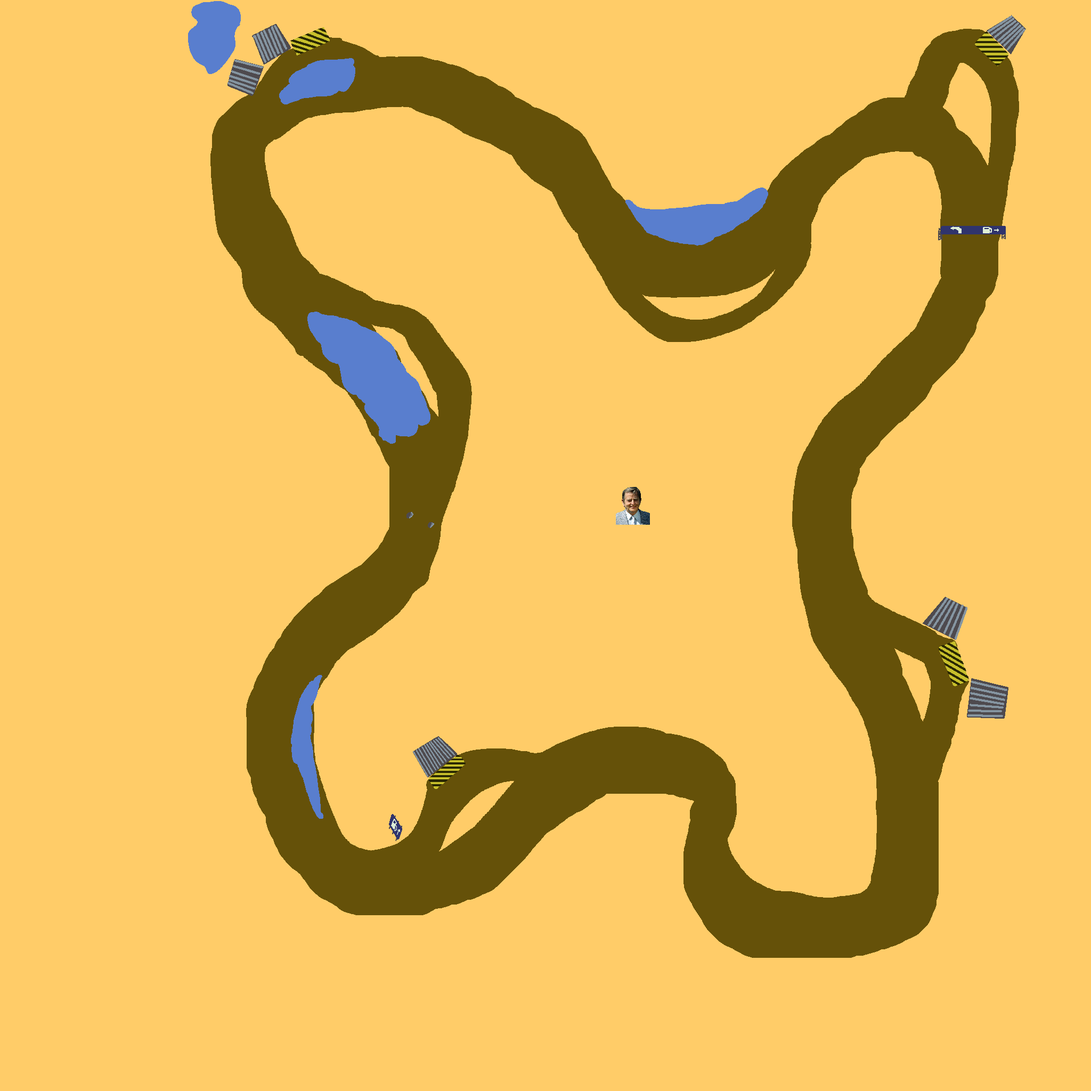
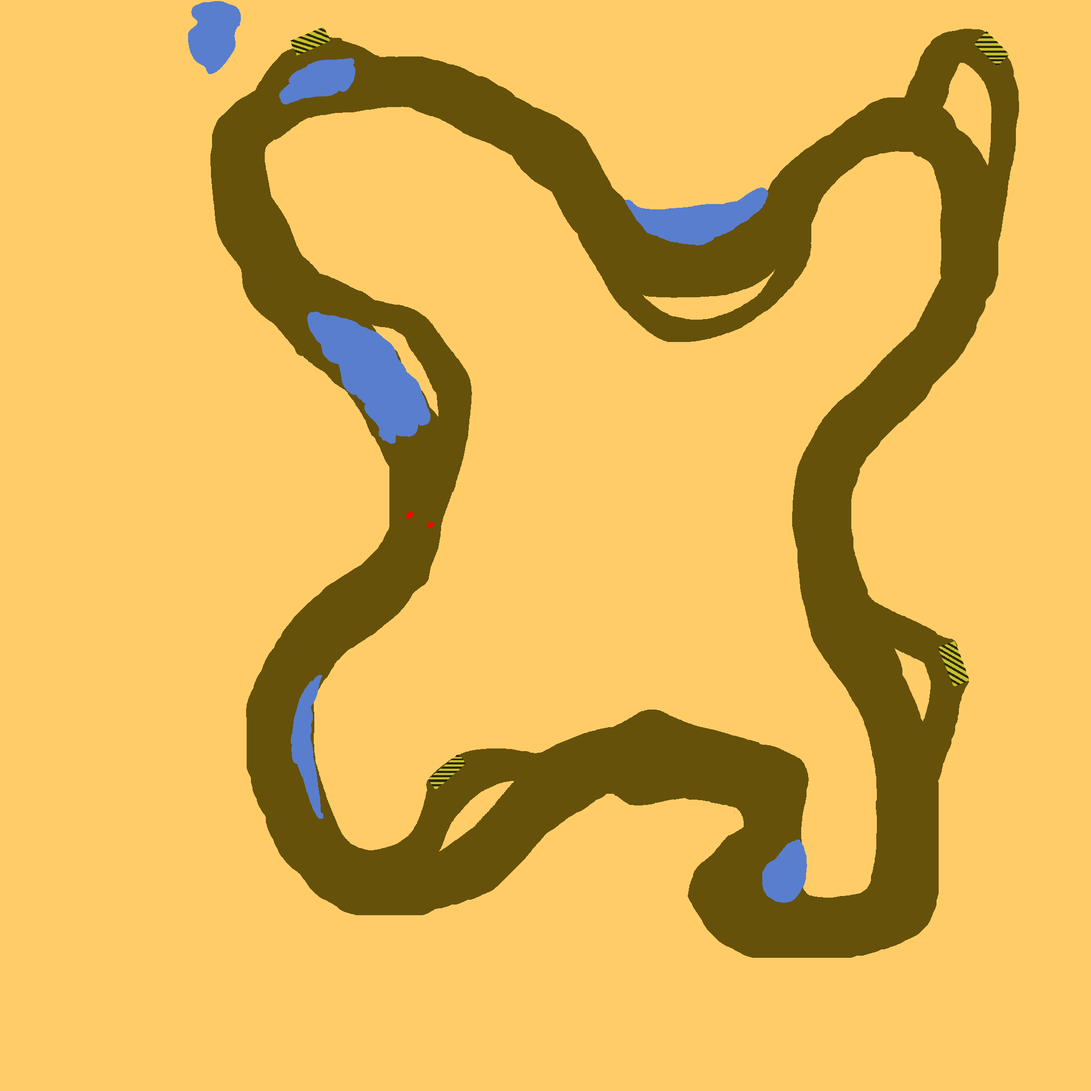
Layered file, before and after one edit (w=1091, h=1091). Changes by layer:
hid group "overhead" (4 layers) over [227, 14, 1027, 785]
hid group "details" (5 layers) over [227, 34, 1024, 904]
painted on "PitstopSheds" over [389, 225, 990, 853]
painted on "puddles" over [227, 23, 810, 904]
painted on "background" over [227, 14, 1027, 904]
